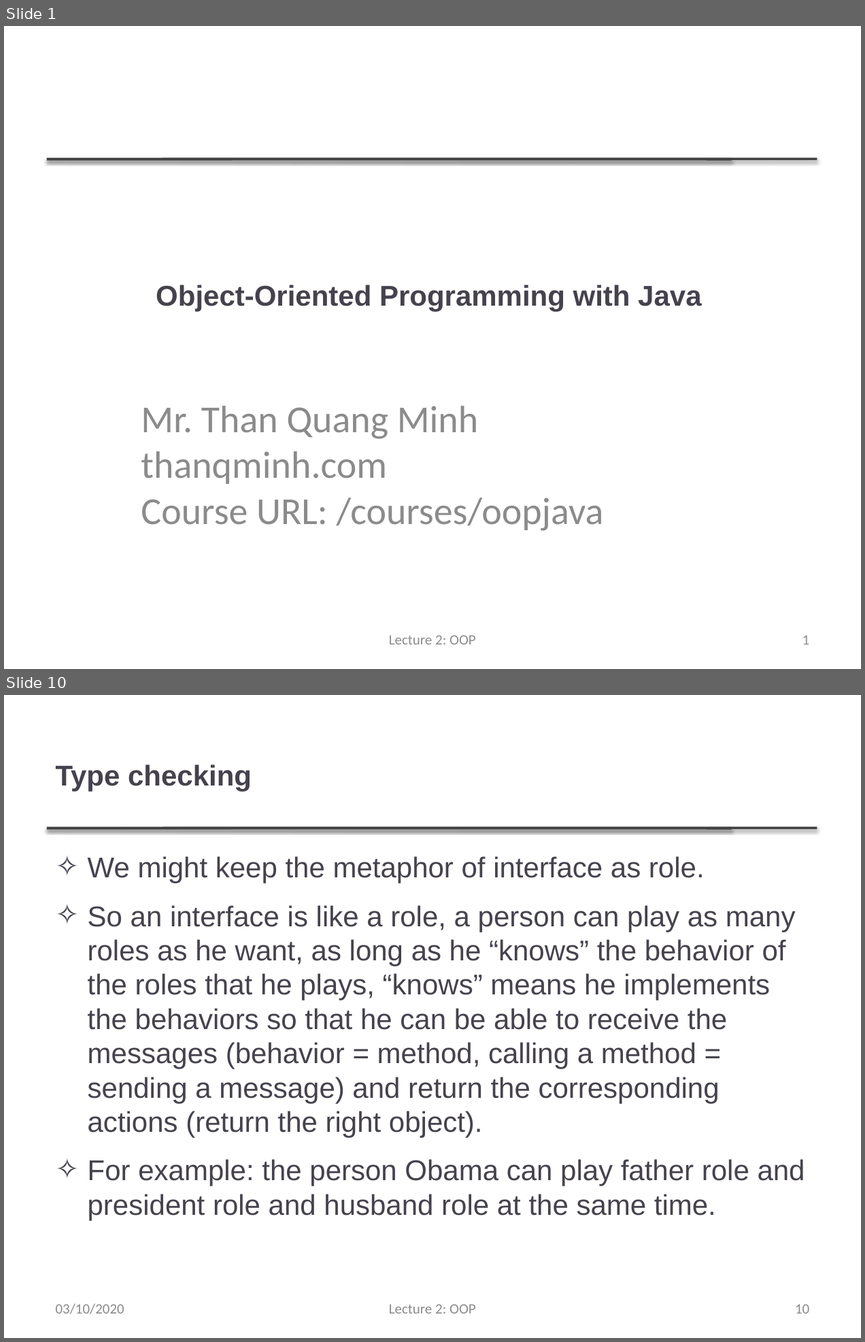
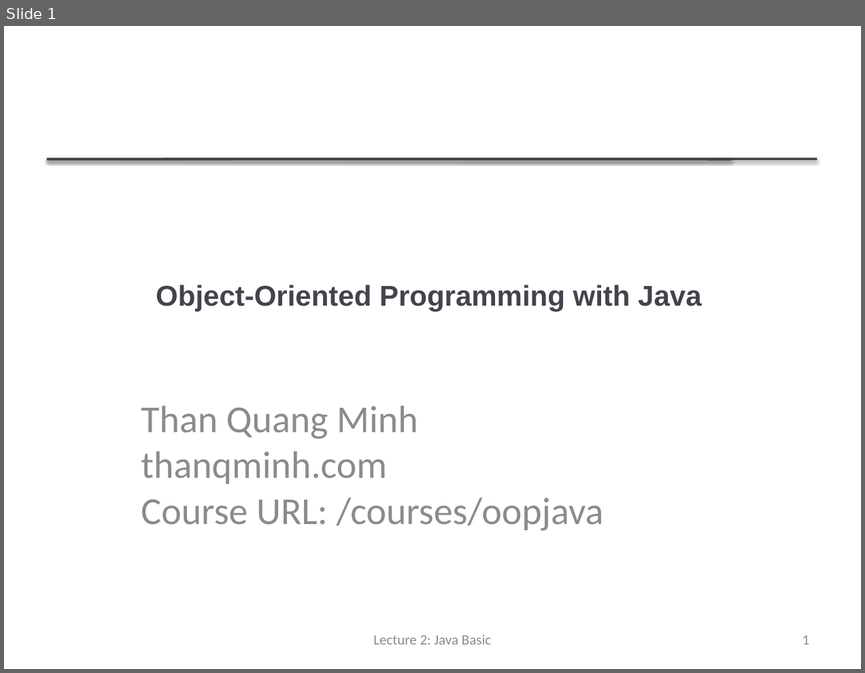
Before and after one commit to thanqminh/thanqminh.github.io, a slide deck: courses/oopjava/lecture2.pptx. Shown one above the other, each under a label of ours: slides 1 and 10 before the commit, slide 1 after it; the slides between them are not shown. The pictures are 865x1342 and 865x673 pixels, drawn with LibreOffice and Linux fonts; fonts in the diff are those of the drawing. Boxes give left, top, right and bottom in pixels: in the first picture for what was removed or moved away, otherwise in the second. Text is boxed around its words. In the diff, an @@ line names an element or a change of style, - is before the commit and + after.

```diff
--- a/courses/oopjava/lecture2.pptx
+++ b/courses/oopjava/lecture2.pptx
@@ slide 10 removed at (x1=4, y1=695, x2=861, y2=1338), background #FFFFFF; not listed: 2 template elements that a slide beside it also shows @@
@@ title removed at (x1=56, y1=764, x2=252, y2=791) @@
-Type checking
@@ text removed at (x1=88, y1=856, x2=805, y2=1220) @@
-✧ We might keep the metaphor of interface as role.
-✧ So an interface is like a role, a person can play as many roles as he want, as long as he “knows” the behavior of the roles that he plays, “knows” means he implements the behaviors so that he can be able to receive the messages (behavior = method, calling a method = sending a message) and return the corresponding actions (return the right object).
-✧ For example: the person Obama can play father role and president role and husband role at the same time.
@@ text removed at (x1=56, y1=1303, x2=124, y2=1314) @@
-03/10/2020
@@ text removed at (x1=389, y1=1304, x2=476, y2=1313) @@
-Lecture 2: OOP
@@ page number removed at (x1=795, y1=1304, x2=809, y2=1313) @@
-10
@@ slide 1 changed as well @@
@@ subtitle at (x1=141, y1=405, x2=418, y2=439): text changed @@
-Mr. Than Quang Minh
+Than Quang Minh
@@ text at (x1=373, y1=635, x2=491, y2=644): text changed @@
-Lecture 2: OOP
+Lecture 2: Java Basic
```
Also in this commit, not shown: 1 other slide changed, 7 slides added, 11 other slides removed, 6 other files.
